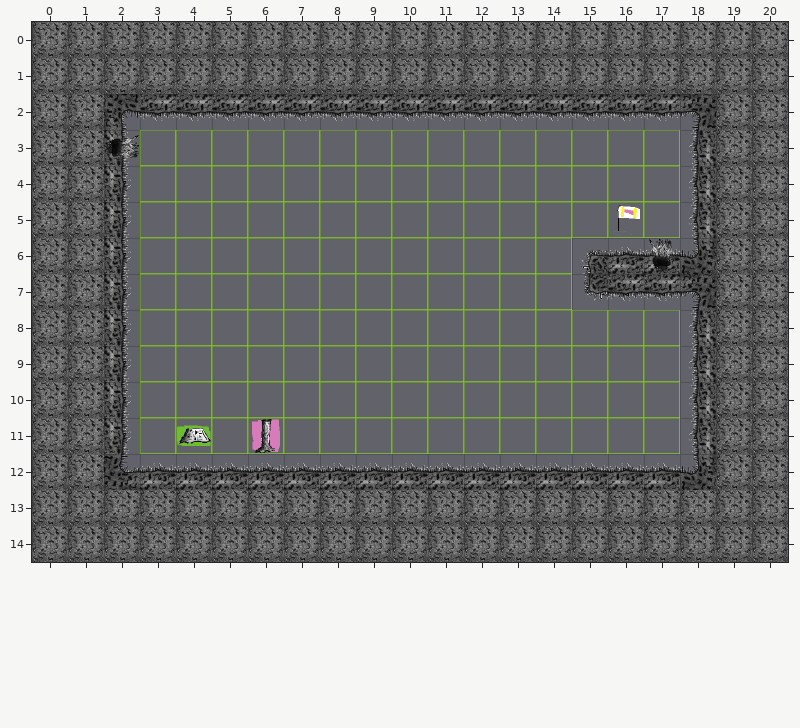
Tiled map, stored at Project/Maps/crap a Travis/Level_02.tmx. Above is the file before it was changed.
Cells are 64x64 px. Shown: x 0..20, y 0..14.
Once edited:
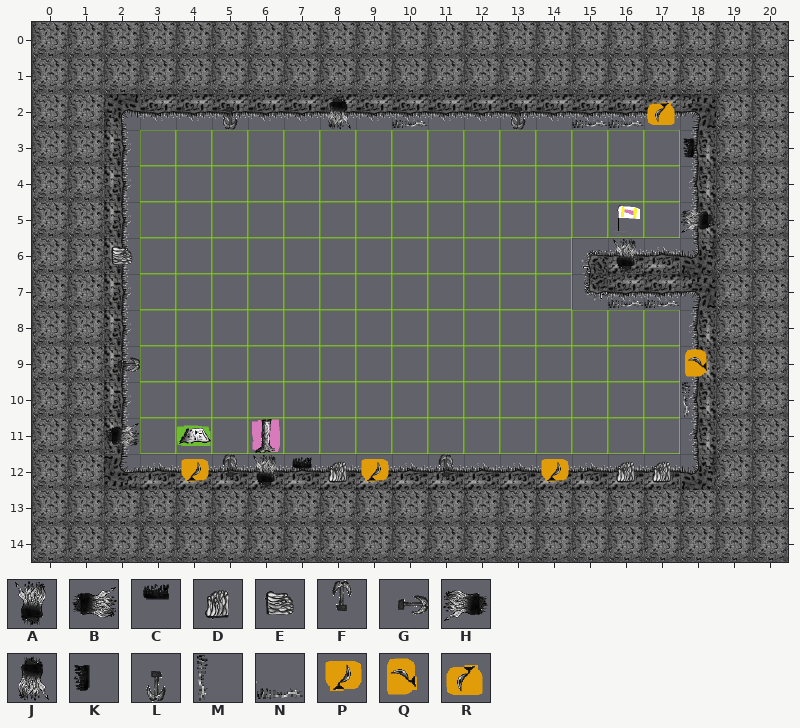
Key: from "Decorations": A 0, B 1, C 2, D 4, E 5, F 6, G 7, H 10, J 11, K 12, L 17, M 18, N 19, P 22, Q 32, R 33.
_ is an empty cell.
Tiles replaced or removed in this view: A, B.
What changed:
Changed rows in their new state; . is an unchanged cell.
Layer "Ingredients":
first column x 17:
 2 R
first column x 4:
 9 ..............Q
12 P....P....P....
Layer "Decorations":
first column x 2:
 2 ...L..J.N..L.NN..
 3 _...............K
 5 ................H
 6 E.............A_.
 7 ..............NN.
 9 G................
10 ................M
11 B................
12 ...FACD..F....DD.
